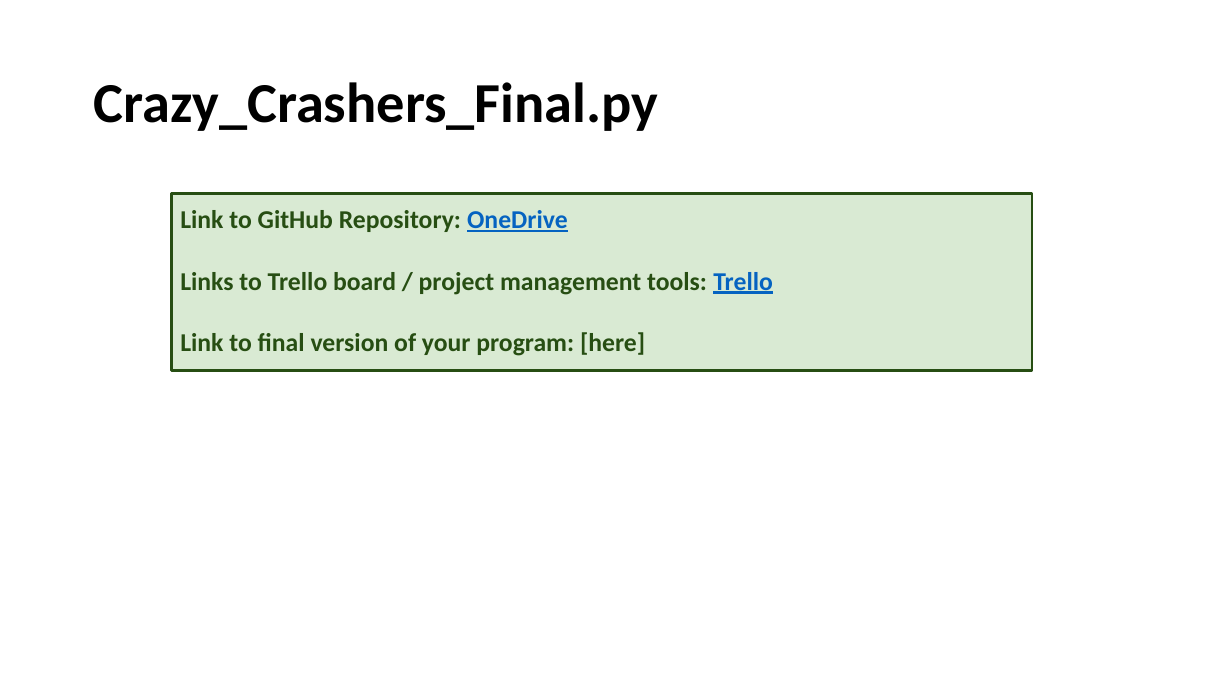
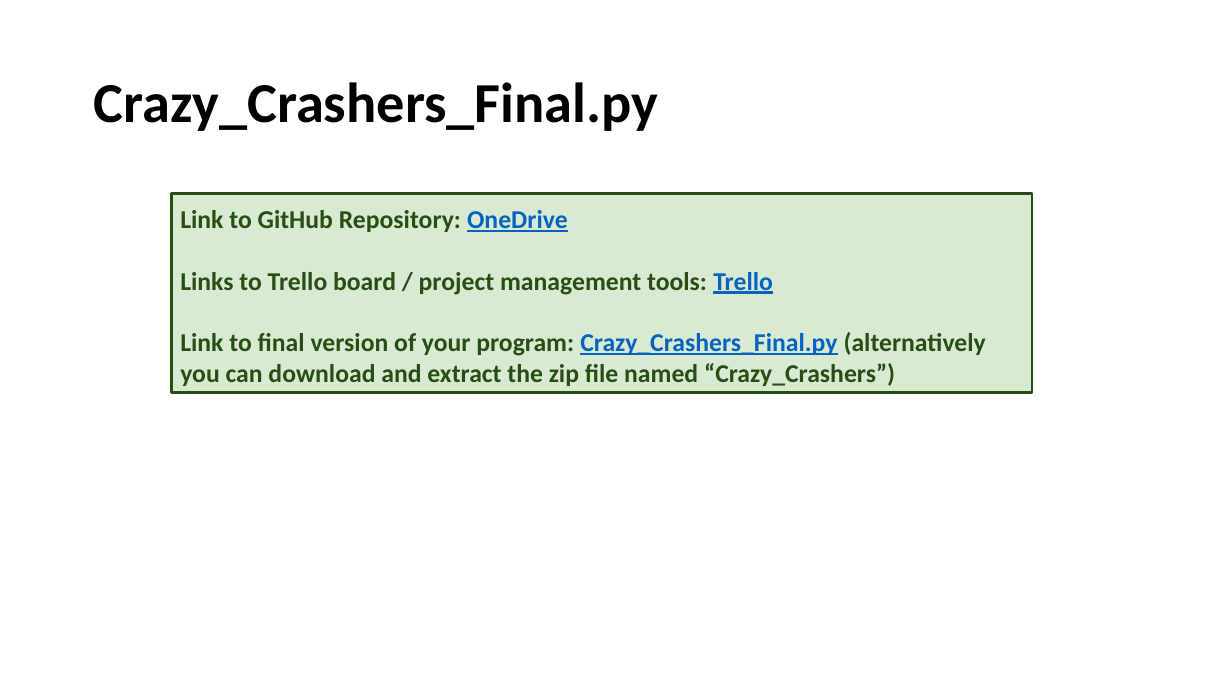
Before and after one commit to Samuel-Burgess/CS-Assesment-Programming, a slide deck: slide 2 of Documentation/3.7 and 3.8 Documentation Samuel Burgess.pptx. Drawn at 1232x693 pixels with LibreOffice and Linux fonts; fonts in the diff are those of the drawing. Boxes give left, top, right and bottom in pixels: in the first picture for what was removed or moved away, otherwise in the second. Text is boxed around its words. In the diff, an @@ line names an element or a change of style, - is before the commit and + after.

```diff
--- a/Documentation/3.7 and 3.8 Documentation Samuel Burgess.pptx
+++ b/Documentation/3.7 and 3.8 Documentation Samuel Burgess.pptx
@@ rectangle "Link to GitHub Repository: OneDrive": place and size @@
-rectangle "Link to GitHub Repository: OneDrive" at [171,193,1032,370]
+rectangle "Link to GitHub Repository: OneDrive" at [171,193,1032,393]
@@ text in rectangle at [180,332,986,386]: text changed @@
-Link to final version of your program: [here]
+Link to final version of your program: Crazy_Crashers_Final.py (alternatively you can download and extract the zip file named “Crazy_Crashers”)
```
Also in this commit, not shown: 3 other slides changed, 33 slides added, 1 slide removed, 4 other files.
